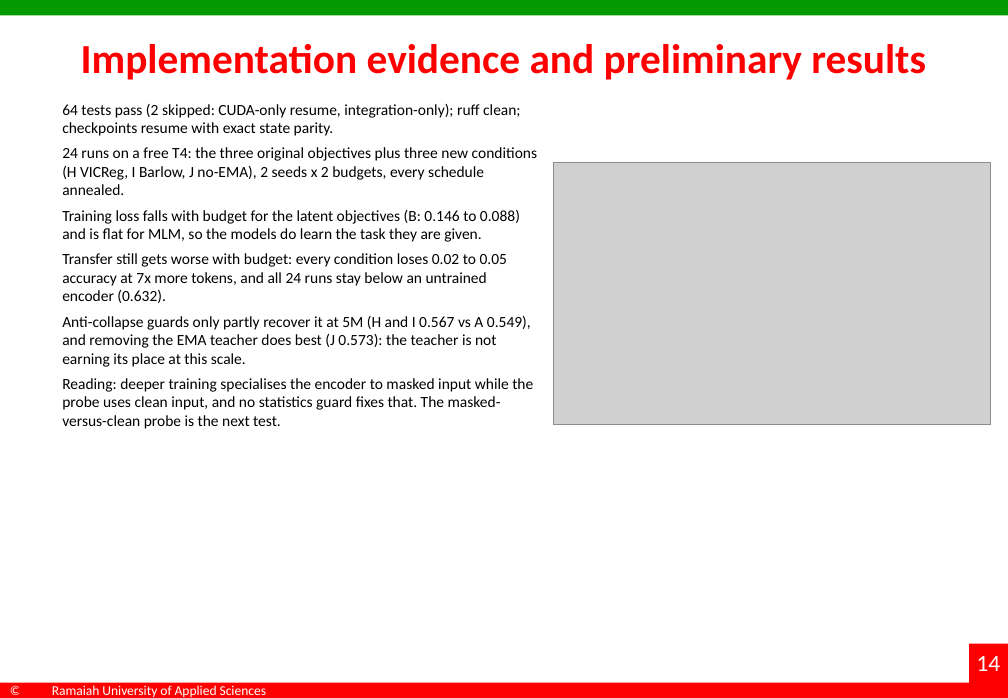
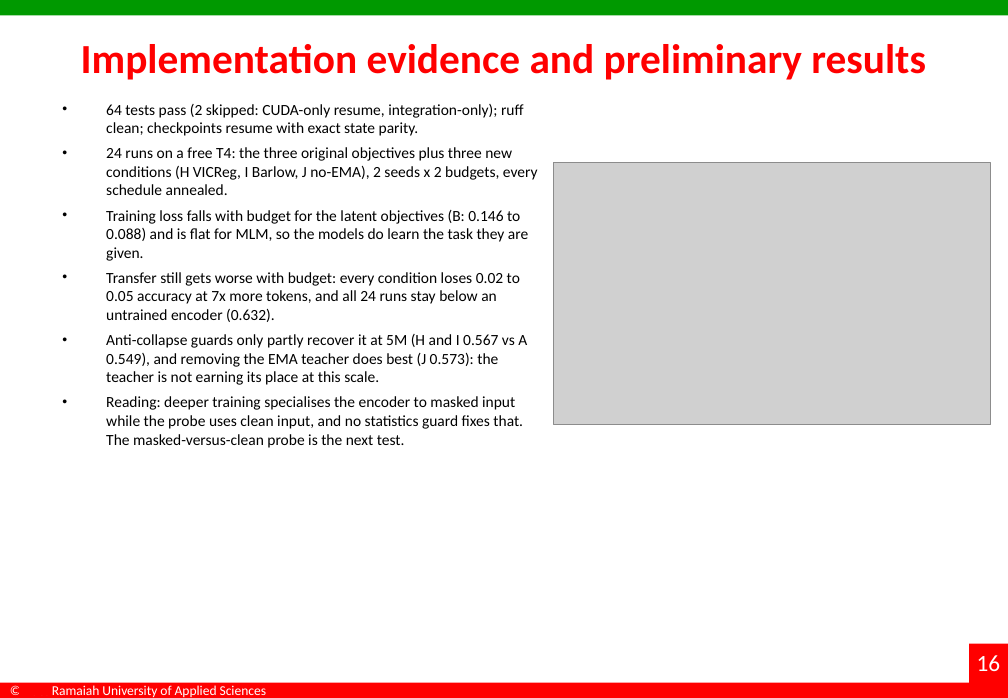
Before and after one commit to dakshadev/7th-sem, a slide deck: slide 16 of docs/Interim_Project_Presentation_7th-sem.pptx (slide 14 before the commit). Drawn at 1008x698 pixels with LibreOffice and Linux fonts; fonts in the diff are those of the drawing; grey boxes stand for pictures; background and template pictures are left out. Boxes give left, top, right and bottom in pixels: in the first picture for what was removed or moved away, otherwise in the second. Text is boxed around its words. In the diff, an @@ line names an element or a change of style, - is before the commit and + after.

Commit message:
docs(deck): module-wise evidence, hyperparameter table, dashboard, bullets on every slide
Second round of mentor feedback, applied:

- module-wise result screenshots as bullets: a new slide with four terminal captures (data, training,
  MLM control, evaluation) produced from real CPU runs on the cached WikiText/AG News data, with the
  captured logs committed under docs/assets/logs
- hyperparameter and training-parameter table: encoder, optimiser, schedule, masking, teacher, budget
  and seed settings, all read from configs and measured runs
- dashboard: docs/dashboard/index.html built from results/person1/*.json, screenshotted for the
  demonstration slide
- repository hyperlink on the contents slide and the demonstration slide
- methodology converted to a table of the five modules
- contents slide now states what each section holds
- a bullet character on every content paragraph (titles, tables, references and the thank-you slide
  are skipped)
- demo video: declared as not yet recorded rather than implied

The deck is built by driving PowerPoint itself (scripts/fill_deck_slides2.ps1, scripts/polish_deck.ps1)
with content from scripts/build_deck_payload.py. python-pptx produced packages PowerPoint refused to
open once slides were added to this deck, so it is no longer used for structural edits.

```diff
--- a/docs/Interim_Project_Presentation_7th-sem.pptx
+++ b/docs/Interim_Project_Presentation_7th-sem.pptx
@@ text "64 tests pass (2 skipped: ..." at [106,104,538,448]: bullet none to • @@
@@ page number at [977,655,1001,671]: text changed @@
-14
+16
```
Also in this commit, not shown: 4 other slides changed, 4 slides added, 2 slides removed, 26 other files.
